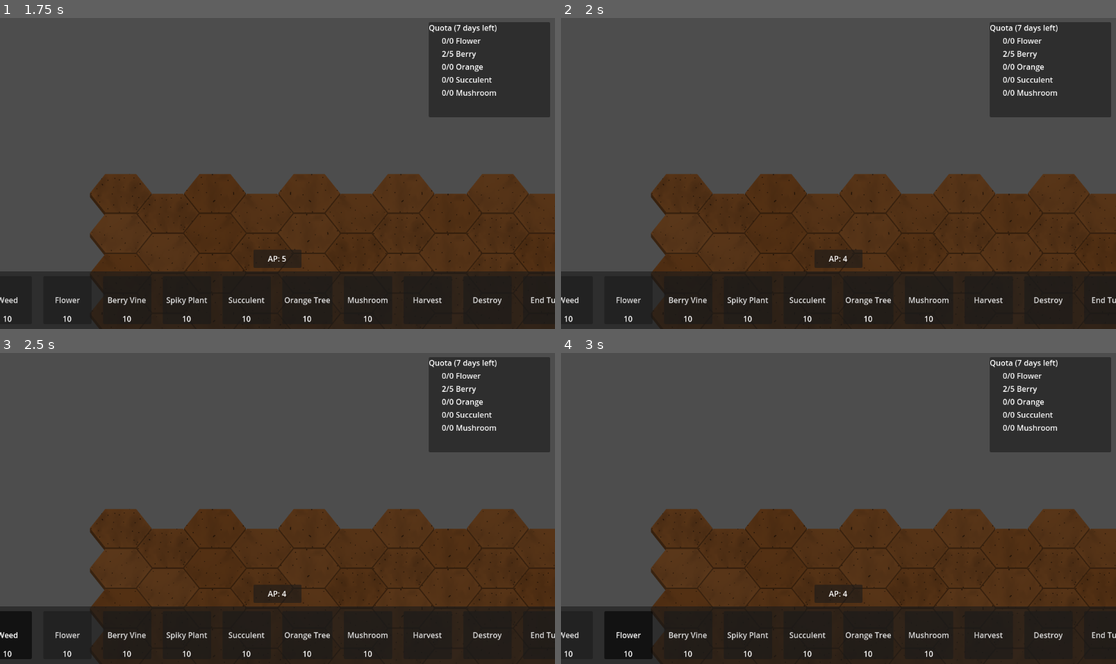
Above: before the commit, frames 1-4 (two rows, left to right).
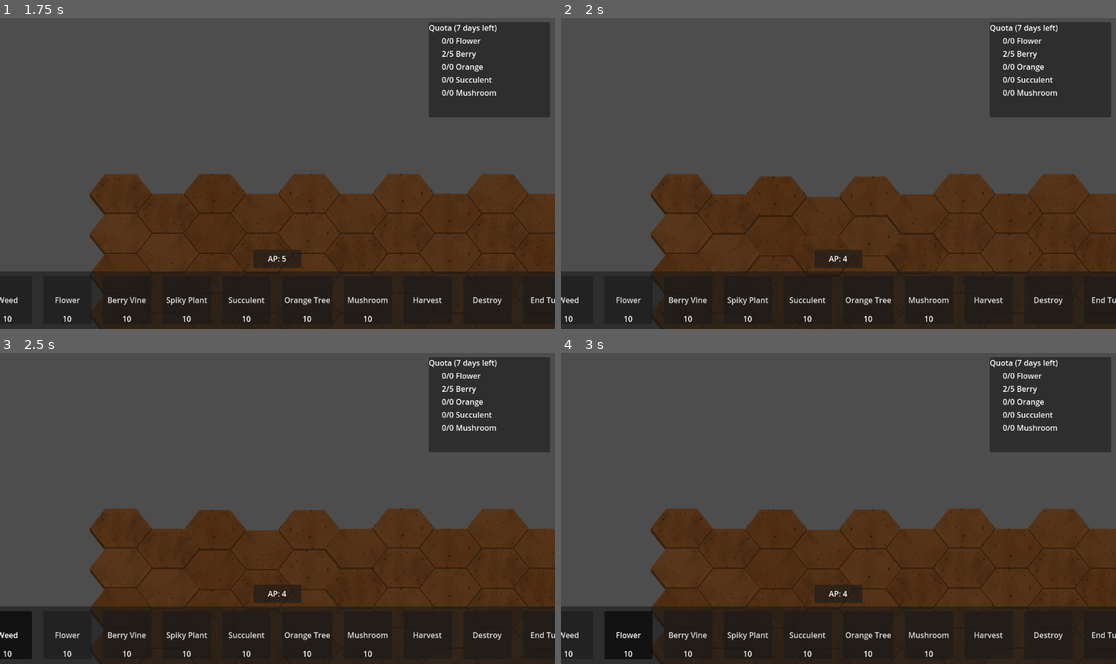
Above: after the commit, the same moments.

Repository: CiaranWoodward/LD54
Game: Godot game, scene res://Level.tscn
Two runs of this game, one before a commit and one after it. Both use one fixed random seed, a clock stepped at 60 frames per second and the inputs below. The engine's default icon, where the game draws it, is replaced by a stand-in: a white triangle on a blue panel in a dark square.
Inputs (mouse positions are in pixels of both pictures, inside the frame that each line leads up to):
- Up to frame 1 (1.75 s): move the mouse to (399, 157) at 0.52 s; hold Right (ui_right) 0.53-1.25 s; hold Mouse wheel down (zoom_in) 0.53-1.25 s; click (399, 157) at 0.67 s; drag from (166, 189) to (249, 235) at 1.27 s
- Up to frame 2 (2 s): no input
- Up to frame 3 (2.5 s): click "Weed" at 2 s
- Up to frame 4 (3 s): click "Flower" at 2.75 s

Frame 1 is identical in both runs. In frame 2, 0.8% of the frame differs, in the area x 24-70%, y 50-82%; in frame 3, 0.5%; in frame 4, 0.2%.

Commit message:
Add ripples on tile interactions

Diff:
--- a/GardenTiles.gd
+++ b/GardenTiles.gd
@@ -2,6 +2,11 @@
 extends TileMap
 
 @export var dimensions = Vector2i(10,10)
+
+@export var ripple_delay = 0.1
+@export var ripple_height = 10.0
+@export var ripple_height_decay = 2.0
+var _ripple_tweens = []
 
 var _tile_map = {}
 
@@ -24,6 +29,16 @@
 func get_plant_tile_at_pos(pos : Vector2):
 	return get_plant_tile(local_to_map(pos))
 
+func ripple_from(pos : Vector2i):
+	var posf = Vector2(pos)
+	_ripple_tweens.clear()
+	for coord in _tile_map.keys():
+		var distance = posf.distance_to(Vector2(coord))
+		var delay = distance * ripple_delay
+		var height = ripple_height - distance * ripple_height_decay
+		if height <= 0: continue
+		_tile_map[coord].ripple(height, delay)
+
 # Called every frame. 'delta' is the elapsed time since the previous frame.
 func _process(delta):
 	pass
--- a/Level.gd
+++ b/Level.gd
@@ -2,8 +2,9 @@
 
 # Called when the node enters the scene tree for the first time.
 func _ready():
+	$Cursor.clear_action_func = $HUD.clear_action
+	$Cursor.connect("interacted_with_tile", func(tile): $GardenTiles.ripple_from($GardenTiles.local_to_map(tile.position)))
 	Global.action_points = 5
-	$Cursor.clear_action_func = $HUD.clear_action
 	Global.day = 0
 	Global.set_quota_count(Global.ProduceType.BERRY, 5)
 	Global.set_produce_count(Global.ProduceType.BERRY, 2)
--- a/Tiles/plant_tile.gd
+++ b/Tiles/plant_tile.gd
@@ -8,17 +8,22 @@
 @export var color_fertile = Color.BROWN
 @export var color_dry = Color.BEIGE
 @export var color_random = 0.05
+@export var ripple_period = 0.25
+@export_range(0.00, 1.0) var ripple_inverse_damping = 0.5
 
 var fertility : int = 10 : set = set_fertile
 var child_plant : BasePlant = null : set = set_child_plant
 
 var _dry_tween
 var _color_tween
+var _base_position
+var _next_height = 0.0
 
 # Called when the node enters the scene tree for the first time.
 func _ready():
 	_update_image()
 	_update_color()
+	_base_position = position
 
 func set_fertile(newFertile):
 	var was_fertile = is_fertile()
@@ -55,6 +60,22 @@
 	_color_tween = create_tween()
 	_color_tween.tween_property($Tile, "modulate", newcolor, randf_range(0.8, 1.5)).set_ease(Tween.EASE_OUT).set_trans(Tween.TRANS_SINE)
 
+func ripple(height: float, delay: float):
+	if height < _next_height:
+		return
+	if height < 0.5:
+		position = _base_position
+		_next_height = 0.0
+		return
+	var offset = Vector2(0, height)
+	var new_tween = create_tween()
+	new_tween.tween_property(self, "position", _base_position, delay).set_trans(Tween.TRANS_SINE).set_ease(Tween.EASE_OUT)
+	new_tween.tween_property(self, "position", _base_position + offset, ripple_period / 2).set_trans(Tween.TRANS_SINE).set_ease(Tween.EASE_OUT)
+	new_tween.tween_property(self, "position", _base_position - offset / 2, ripple_period).set_trans(Tween.TRANS_SINE).set_ease(Tween.EASE_IN_OUT)
+	new_tween.tween_property(self, "position", _base_position, ripple_period / 2).set_trans(Tween.TRANS_SINE).set_ease(Tween.EASE_OUT)
+	_next_height = height * ripple_inverse_damping
+	new_tween.tween_callback(func(): ripple(_next_height, 0.0))
+
 func set_child_plant(newChildPlant: BasePlant):
 	if is_instance_valid(child_plant):
 		self.remove_child(child_plant)
--- a/Tiles/plant_tile.tscn
+++ b/Tiles/plant_tile.tscn
@@ -55,15 +55,17 @@
 
 [node name="Tile" type="Node2D" parent="."]
 modulate = Color(0.560784, 0.403922, 0.2, 1)
-position = Vector2(0, -30)
 scale = Vector2(0.5, 0.5)
 
 [node name="Tilefront" type="Sprite2D" parent="Tile"]
+position = Vector2(0, -60)
 texture = ExtResource("3_jjdjy")
 
 [node name="Wet" type="AnimatedSprite2D" parent="Tile"]
+position = Vector2(0, -60)
 sprite_frames = SubResource("SpriteFrames_alfh7")
 frame = 2
 
 [node name="Dry" type="AnimatedSprite2D" parent="Tile"]
+position = Vector2(0, -60)
 sprite_frames = SubResource("SpriteFrames_rwj4h")
--- a/UI/Cursor.gd
+++ b/UI/Cursor.gd
@@ -1,4 +1,6 @@
 extends Node2D
+
+signal interacted_with_tile(tile : PlantTile)
 
 @export var idle_color : Color = Color.WHITE
 @export var invalid_color : Color = Color.WHITE
@@ -102,5 +104,6 @@
 			if !_current_plantinstance.can_sow(_current_tile):
 				return
 			_current_plantinstance.sow(_current_tile)
+	interacted_with_tile.emit(_current_tile)
 	Global.action_points -= 1
 	clear_action_func.call()
